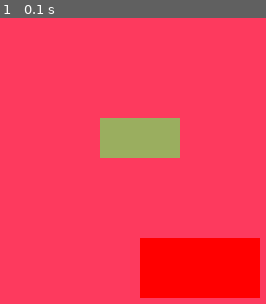
Above: before the commit, frame 1.
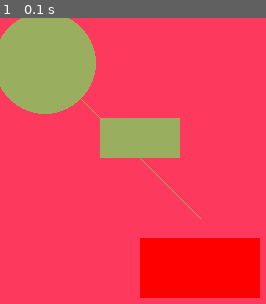
Above: after the commit, the same moment.

Repository: RiveroDev/Practica_Pygame
Game: pygame game, started from surface.py
The game is run twice, just before and just after one commit, with the same random seed, the same clock (stepped at 60 frames per second) and the same inputs.
Inputs:
- Up to frame 1 (0.1 s): no input

The runs differ from the first frame. In frame 1, 10% of the frame differs, in the area x 0-76%, y 0-71%.

Commit message:
usando el modulo draw de pygame

Diff:
--- a/surface.py
+++ b/surface.py
@@ -36,7 +36,6 @@
 # es por esto que si se necesita usar un rectangulo con movimiento se crean con Rect()
 # si los rectangulos vas a ses fijos sin movimiento se crean por medio de tuplas
 
-
 #-----------------------------------------------------------------------
 # este ciclo white es el bucle que esta a la escucha de todos los eventos en pantalla
 while True:       # este while estara a la escucha de todo los eventos
@@ -49,7 +48,17 @@
 # tanto una tupla como la libreria color van dentro de fill()
     surface.fill(my_color)           #  .fill() resive un parameto y es el que pinta la pantalla
 
+
+#---------------------------------------------------------------------------
+# usar el modulo draw()
+# se usa para dibujar en la superfici de la ventana
+
     pygame.draw.rect(surface, red, rect)    # ventana a ejecuta, color , dimenciones del rectangulo
     pygame.draw.rect(surface, color2, rect2) # otro rectangulo
 
+    pygame.draw.circle(surface, color2,(45,45),51) # a parte de cual ventana dibuja y el color la primera tupla indica la
+    #posicion del centro del circulo y la otra indica el radio
+    pygame.draw.line(surface, color2, (63,63),(200,200))      # son 2 tuplas una indica el inicio y al otra el fin de la line con cordenadas x1,y1 y x2,y2
+
+
     pygame.display.update()     # el .updata() es para que la pantalla se actualice y se ve el cambio
